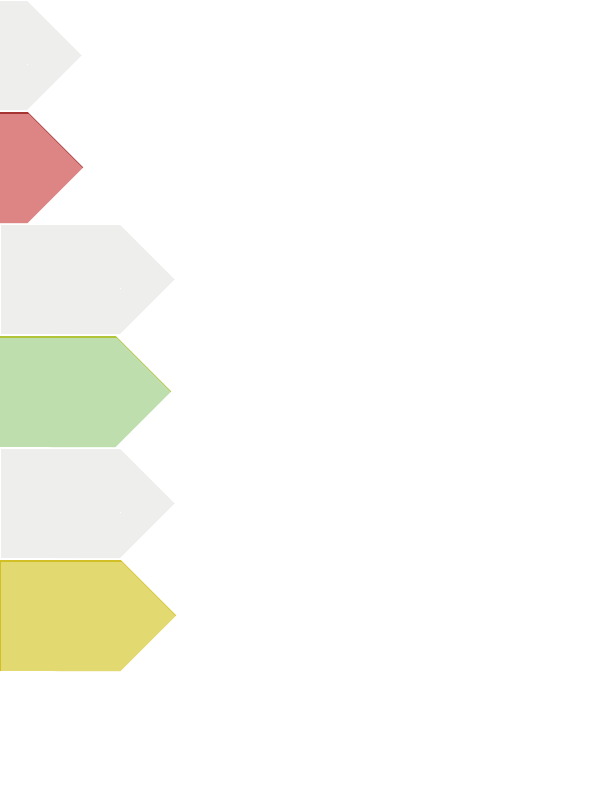
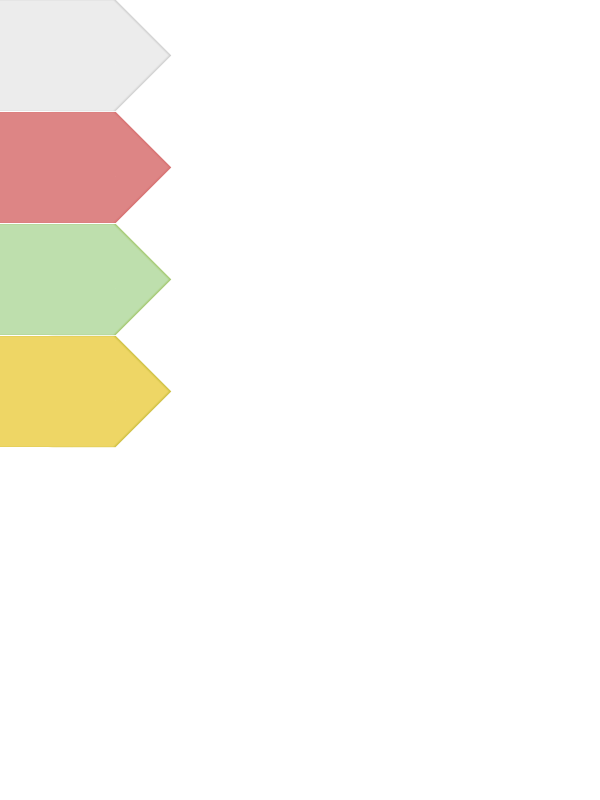
Two versions of the same layered image (600 × 800). Layer-by-layer changes:
removed group "Group 2" (8 layers) over [0, 0, 177, 672]
removed group "Group 3" (2 layers) from group "Group 2" over [0, 0, 84, 224]
renamed "Layer 3" to "Camada 2", hid it, painted on it over [0, 0, 172, 112]
renamed "desativado1" to "Camada 1 cópia 3", moved it out of group "Group 3", painted on it over [0, 0, 172, 112]
removed layer "vermelho ativo" from group "Group 3" over [0, 112, 84, 224]
removed group "Group 4" (2 layers) from group "Group 2" over [0, 224, 175, 448]
renamed "verde ativo" to "Camada 1 cópia 2", moved it out of group "Group 4", painted on it over [0, 336, 171, 448]
renamed "desativado3" to "Camada 1 cópia", moved it out of group "Group 2", painted on it over [0, 224, 175, 559]
removed layer "amarelo ativo" from group "Group 2" over [0, 560, 177, 672]
added layer "Camada 1" above "Camada 0" over [0, 112, 172, 223]
renamed "desativado2" to "Camada 0", hid it, moved it out of group "Group 4", painted on it over [0, 0, 177, 672]
